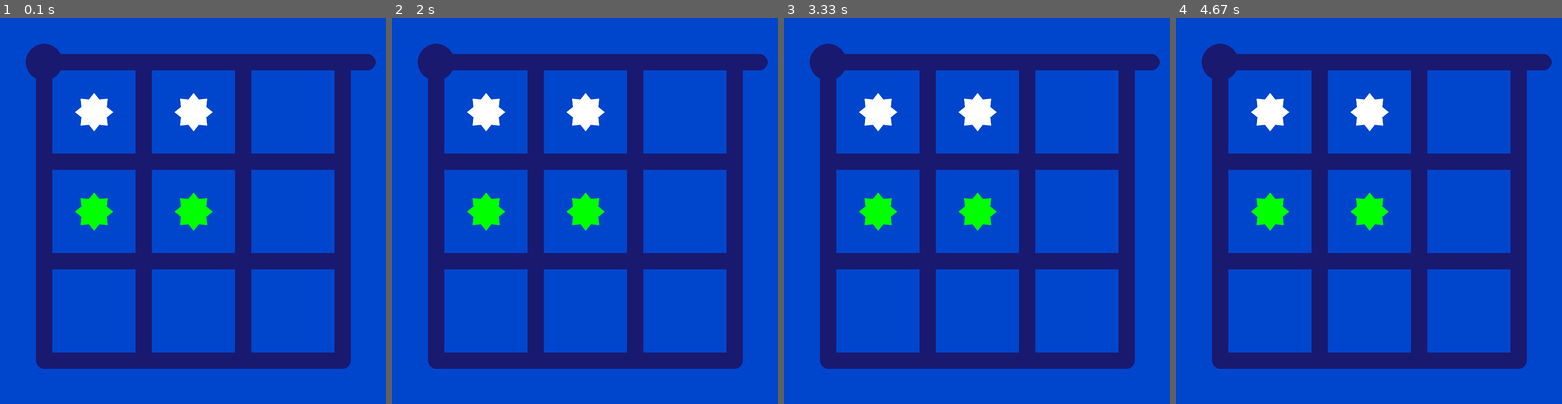
Above: before the commit, frames 1-4 (left to right).
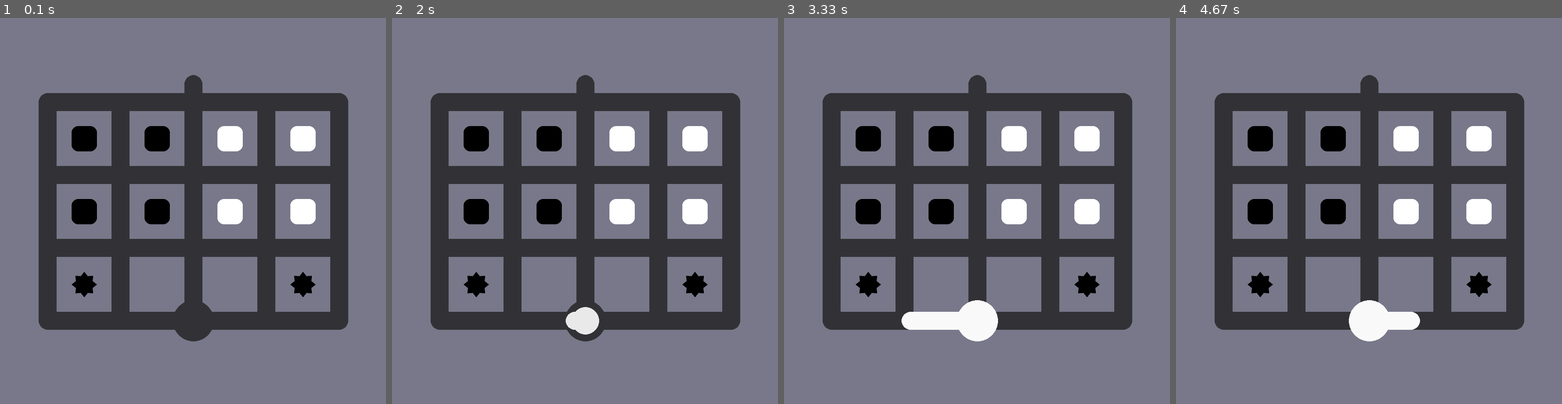
Above: after the commit, the same moments.

Repository: bananaflame/witnessPanel
Game: pygame game, started from main3.py
Two runs of this game, one before a commit and one after it. Both use one fixed random seed, a clock stepped at 60 frames per second and the inputs below.
Inputs (mouse positions are in pixels of both pictures, inside the frame that each line leads up to):
- Up to frame 1 (0.1 s): no input
- Up to frame 2 (2 s): press the mouse at (588, 238) at 0.37 s; move the mouse to (538, 226) at 0.47 s; release the mouse at (492, 214) at 0.6 s; click (565, 311) at 1.72 s
- Up to frame 3 (3.33 s): press the mouse at (957, 311) at 2.03 s; move the mouse to (938, 199) at 2.13 s; release the mouse at (915, 83) at 2.27 s; press the mouse at (957, 311) at 2.37 s; move the mouse to (1027, 257) at 2.47 s; release the mouse at (1096, 203) at 2.6 s; press the mouse at (957, 311) at 2.7 s; move the mouse to (1034, 299) at 2.8 s; release the mouse at (1112, 288) at 2.93 s; press the mouse at (957, 311) at 3.03 s; move the mouse to (922, 295) at 3.13 s; release the mouse at (884, 280) at 3.27 s
- Up to frame 4 (4.67 s): press the mouse at (1349, 311) at 3.37 s; move the mouse to (1330, 319) at 3.47 s; release the mouse at (1311, 322) at 3.6 s; press the mouse at (1349, 311) at 3.7 s; move the mouse to (1399, 234) at 3.8 s; release the mouse at (1450, 160) at 3.93 s; press the mouse at (1349, 311) at 4.03 s; move the mouse to (1426, 257) at 4.13 s; release the mouse at (1504, 207) at 4.27 s; press the mouse at (1349, 311) at 4.37 s; move the mouse to (1396, 326) at 4.47 s; release the mouse at (1438, 338) at 4.6 s

The runs differ from the first frame. In frame 1, 100% of the frame differs, in the area x 0-100%, y 0-100%; in frame 2, 100%; in frame 3, 100%; in frame 4, 100%.

Commit message:
corrected square/star solution checking, added maze storage
used some pickling to store mazes in a new puzzles folder, added a few
cosmetic options for the mazes as well, like line color changing upon
correct/incorrect solutions.

Diff:
--- a/main3.py
+++ b/main3.py
@@ -1,5 +1,7 @@
 import pygame, pygame.gfxdraw
 import math
+import pickle
+import os
 from copy import deepcopy
 
 black = (  0,  0,    0) #establishing some constants for code readability
@@ -7,6 +9,7 @@
 blue =  (  0,   0, 255)
 green = (  0, 255,   0)
 red =   (255,   0,   0)
+orange = (255,150,36)
 clear = (1,1,1)
 
 full = -1
@@ -282,7 +285,7 @@
         self.pixelpath.pop()
 
 class Maze():
-    def __init__(self, display, size, nullzones, starts, ends, hexagons, squares, stars, linefrac, endfrac, bgcolor, gridcolor, tracecolor):
+    def __init__(self, display, size, nullzones, starts, ends, hexagons, squares, stars, linefrac, endfrac, bgcolor, gridcolor, tracecolor, tracecorrectcolor, tracewrongcolor):
         self.size = size #tuple with (x,y)
         self.nullzones = nullzones
         self.starts = starts #list of starting point positions
@@ -295,6 +298,8 @@
         self.bgcolor = bgcolor #color of squares and border
         self.gridcolor = gridcolor #color of grid lines
         self.tracecolor = tracecolor #color of trace
+        self.tracecorrectcolor = tracecorrectcolor
+        self.tracewrongcolor = tracewrongcolor
 
         self.tracedisplay = pygame.Surface((display.get_width(),display.get_height()))
         self.tracedisplay.set_colorkey(clear)#makes everything that's that color transparent
@@ -543,12 +548,11 @@
                 for star in self.stars:
                     if (star[0],star[1]) == (column,row):
                         groups[grid[column][row]].append(("star",star[2]))
-        print(groups)
-        for group in groups.keys():
+        for groupnum in groups.keys():#all the compartments of the maze
             groupcolor = None
             numofcolor = 0
-            numsofstars = {}
-            for symbol in groups[group]:
+            numsofstars = {} #dictionary of the amounts of stars of different colors, keys are the colors of the stars
+            for symbol in groups[groupnum]:
                 if symbol[0] == "sqr":
                     if groupcolor == None:
                         groupcolor = symbol[1]
@@ -561,15 +565,10 @@
                     numsofstars[symbol[1]] += 1
 
             for starcolor in numsofstars.keys():
-                if numsofstars[starcolor] == 1:
-                    if groupcolor != starcolor or numofcolor != 1:
-                        return False
+                if groupcolor == starcolor and numsofstars[starcolor] + numofcolor != 2:
+                    return False
                 elif numsofstars[starcolor] != 2:
                     return False
-
-
-
-
 
         return True
 
@@ -599,7 +598,6 @@
                     grid[vector[0]][vector[1]] = leftgroup
                     grid[vector[0]-1][vector[1]] = rightgroup
             elif vector[2] == right:
-                print(vector[1],size[1],self.size[1])
                 if vector[1] == 0 or (vector[0],vector[1]-1,full) in self.nullzones or (vector[0]+1,vector[1]-1,full) in self.nullzones:
                     leftgroup = currgroup + 1
                     grid[vector[0]][vector[1]] = rightgroup
@@ -788,30 +786,43 @@
 displaysize = [900,900]
 screen = pygame.display.set_mode(displaysize)
 clock = pygame.time.Clock()
+
+size = (4,3)
+nullzones = ()
+squares = ((0,0,black),(1,0,black),(1,1,black),(0,1,black),(2,0,white),(3,0,white),(2,1,white),(3,1,white))
+stars = ((0,2,black),(3,2,black))
+starts = ((2,3),)
+#reminder: when only one tuple in another tuple, needs comma at end to tell python
+#it's a tuple tuple, not just a tuple... lol   i.e. ((1,1),)
+ends = ((2,0,up),)
+hexagons = ()
+linefrac = 1/3
+endfrac = 1/3
+bgcolor = (120,120,138)
+gridcolor = (50,50,54)
+#bgcolor = (0,238,0)
+#gridcolor = (0,100,0)
+tracecolor = white#(255,255,200)
+tracecorrectcolor = orange
+tracewrongcolor = black
+attributes = [size,nullzones,starts,ends,hexagons,squares,stars,linefrac,endfrac,bgcolor,gridcolor,tracecolor,tracecorrectcolor,tracewrongcolor]
+
+testmaze = Maze(screen,attributes[0],attributes[1],attributes[2],attributes[3],attributes[4],attributes[5],attributes[6],attributes[7],attributes[8],attributes[9],attributes[10],attributes[11],attributes[12],attributes[13])
+
+series = "treehouse_orange2_left"
+numinseries = "3"
+if not os.path.exists("puzzles/"+series):
+    os.makedirs("puzzles/"+series)
+
+mazefile = open("puzzles/"+series+"/"+numinseries+".maze","wb")
+pickle.dump(attributes,mazefile,-1)
+mazefile.close()
+
 m1prev = False
 is_alive = False
 startupdating = False
 done = False
 
-display = screen
-size = (3,3)
-nullzones = ()
-squares = ()#((0,1,white),(0,0,black),(3,3,green))
-stars = ((0,0,white),(1,0,white),(1,1,green),(0,1,green))#((0,1,white),)
-starts = ((0,0),)#((0,4),)
-#reminder: when only one tuple in another tuple, needs comma at end to tell python
-#it's a tuple tuple, not just a tuple... lol   i.e. ((1,1),)
-ends = ((3,0,right),)
-hexagons = ()#((1,0,black),(2,1,black),(3,1,black),((0,2),(0,3),blue))
-linefrac = 1/5
-endfrac = 3/10
-bgcolor = (0,70,205,255)
-gridcolor = (25,25,112,255)
-#bgcolor = (0,238,0)
-#gridcolor = (0,100,0)
-tracecolor = white#(255,255,200)
-
-testmaze = Maze(display,size,nullzones,starts,ends,hexagons,squares,stars,linefrac,endfrac,bgcolor,gridcolor,tracecolor)
 while not done:
     pygame.event.clear()#won't need to get events from pygame event queue, chuck'em
     mousestates = pygame.mouse.get_pressed()
@@ -824,8 +835,10 @@
             if testmaze.snapToExit():
                 if testmaze.checkSolution():
                     testmaze.trace.is_validated = True
+                    testmaze.trace.color = testmaze.tracecorrectcolor
                 else:
                     testmaze.trace.is_alive = False
+                    testmaze.trace.color = testmaze.tracewrongcolor
             else:
                 testmaze.trace.is_alive = False
 
Binary file added: puzzles/treehouse_orange2_left/1.maze
Binary file added: puzzles/treehouse_orange2_left/2.maze
Binary file added: puzzles/treehouse_orange2_left/3.maze
